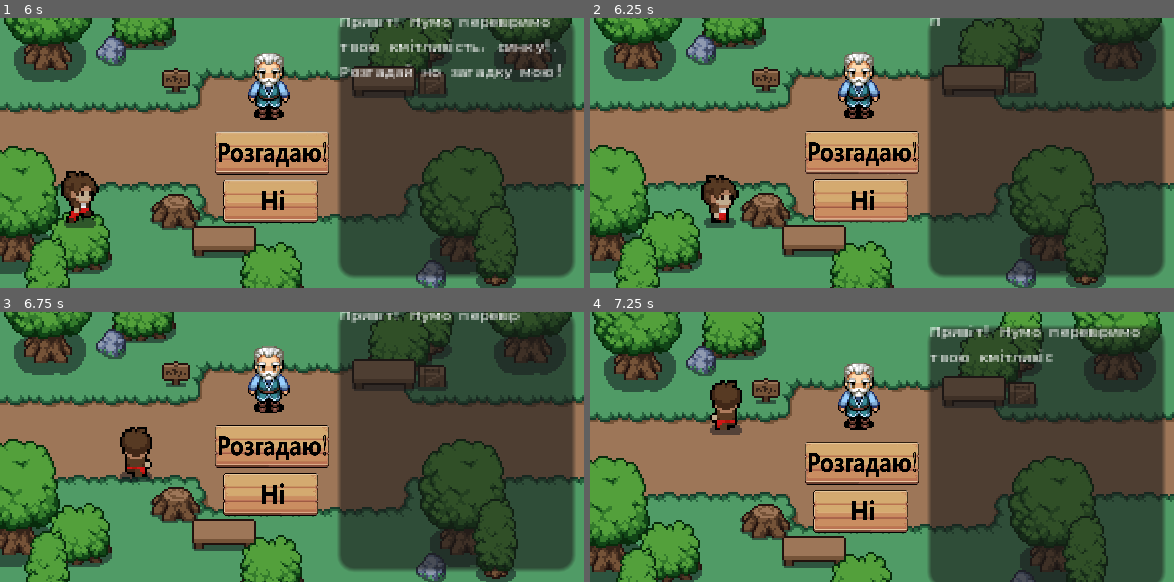
Above: before the commit, frames 1-4 (two rows, left to right).
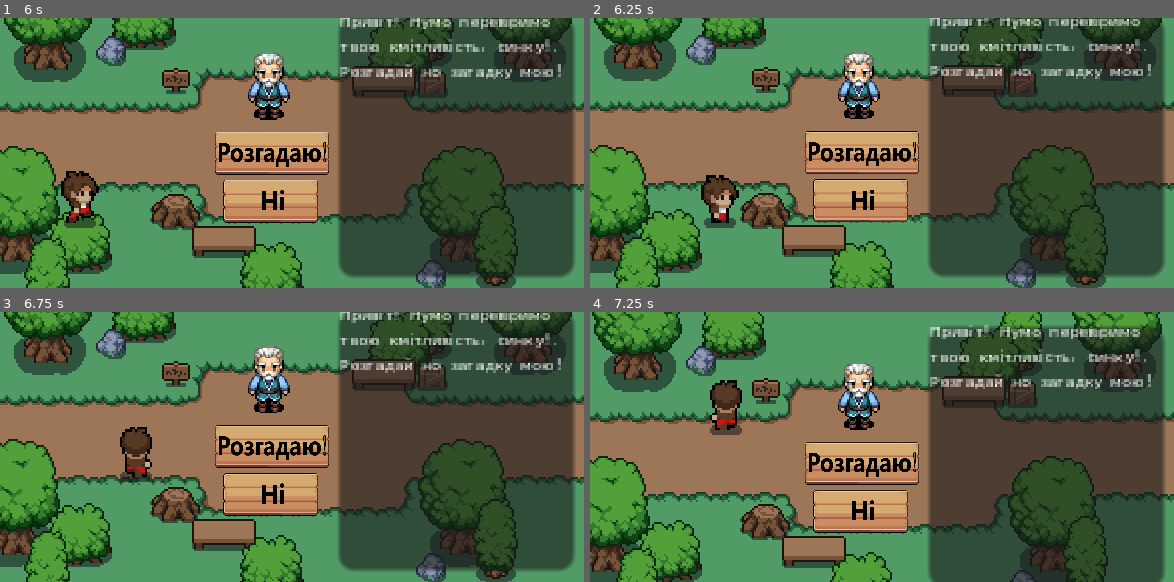
Above: after the commit, the same moments.

Repository: Maxsonin/Mobile-GameDev-Hackatho-IT-Revolution-24
Game: Godot game, scene res://scenes/level1/LEVEL.tscn
The game is run twice, just before and just after one commit, with the same random seed, the same clock (stepped at 60 frames per second) and the same inputs. This scene is started directly instead of the project's main scene.
Inputs:
- Up to frame 1 (6 s): hold D (Right) 0.53-1.28 s; hold S (Down) 1.28-2.03 s; hold D (Right) 2.03-2.78 s; hold W (Up) 2.78-3.53 s; hold A (Left) 3.53-5.03 s; hold S (Down) 5.03-5.78 s; hold D (Right) from 5.78 s (still down)
- Up to frame 2 (6.25 s): keep holding D (Right)
- Up to frame 3 (6.75 s): release D (Right) at 6.53 s; hold W (Up) from 6.53 s (still down)
- Up to frame 4 (7.25 s): keep holding W (Up)

Frame 1 is identical in both runs. In frame 2, 2.1% of the frame differs, in the area x 58-97%, y 0-23%; in frame 3, 1.5%; in frame 4, 1.1%.

Commit message:
textcorig

Diff:
--- a/Assets/fonts/new_label_settings.tres
+++ b/Assets/fonts/new_label_settings.tres
@@ -3,6 +3,5 @@
 [ext_resource type="FontFile" uid="uid://bpl5e7xyyvirp" path="res://Assets/fonts/VCR_OSD_MONO_1.001.ttf" id="1_t2wx0"]
 
 [resource]
-line_spacing = 1.0
 font = ExtResource("1_t2wx0")
 font_size = 3
--- a/scenes/level1/CharacterBody2D.gd
+++ b/scenes/level1/CharacterBody2D.gd
@@ -5,12 +5,13 @@
 @onready var b2 = $Control/nothelp
 @onready var panel = $Panel
 var finish = false
-
+var proc = false
 var speedtext = 0.5
 
 func _ready():
 	b1.visible=false
 	b2.visible=false
+	proc=false
 	panel.visible=false
 	label.visible=false
 	$Control/answer.visible=false
@@ -28,26 +29,28 @@
 			b1.visible=true
 			b2.visible=true
 		if (label.visible_ratio>=0.95 and label.text=="
-		Ось слухай!
-		Давно відомий він тобі:
-		Коли на сонечку дрімає,
-		Він колискову сам собі
-		Під ніс тихесенько співає.
-		Що в пісні тій – ніхто не зна,
-		І ми про це тут не напишем.
-		Ми тільки знаєм, що вона
-		Не до вподоби мишам!"
+Ось слухай!
+Давно відомий він тобі:
+Коли на сонечку дрімає,
+Він колискову сам собі
+Під ніс тихесенько співає.
+Що в пісні тій – ніхто не зна,
+І ми про це тут не напишем.
+Ми тільки знаєм, що вона
+Не до вподоби мишам!"
 		):
 			$Control/answer.visible=true
 			$Control/notanswer.visible=true
 			$Control/notanswer2.visible=true
-		pass
+	pass
 
 func _on_area_2d_body_entered(body):
-	if body.name == "MainCharacter":
-		label.visible=true
-		label.visible_ratio=0
-		label.text="Привіт! Нумо перевіримо твою кмітливість, синку!. Розгадай но загадку мою!"
+	if !proc:
+		if body.name == "MainCharacter":
+			proc=true
+			label.visible=true
+			label.visible_ratio=0
+			label.text="Привіт! Нумо перевіримо твою кмітливість, синку!. Розгадай но загадку мою!"
 
 func _on_help_pressed():
 	work()
@@ -66,15 +69,15 @@
 func work():
 	label.visible_ratio=0
 	label.text="
-		Ось слухай!
-		Давно відомий він тобі:
-		Коли на сонечку дрімає,
-		Він колискову сам собі
-		Під ніс тихесенько співає.
-		Що в пісні тій – ніхто не зна,
-		І ми про це тут не напишем.
-		Ми тільки знаєм, що вона
-		Не до вподоби мишам!"
+Ось слухай!
+Давно відомий він тобі:
+Коли на сонечку дрімає,
+Він колискову сам собі
+Під ніс тихесенько співає.
+Що в пісні тій – ніхто не зна,
+І ми про це тут не напишем.
+Ми тільки знаєм, що вона
+Не до вподоби мишам!"
 
 func _on_answer_pressed():
 	Global.karma+=1
--- a/scenes/level1/LEVEL.tscn
+++ b/scenes/level1/LEVEL.tscn
@@ -9,8 +9,8 @@
 [ext_resource type="Texture2D" uid="uid://dnhd2jk1hyli7" path="res://Assets/buttons/YESNO/buttonNo.png" id="7_ec3dq"]
 [ext_resource type="Texture2D" uid="uid://bpmr6vofpok85" path="res://Assets/buttons/choices/buttonCat.png" id="8_ew3jw"]
 [ext_resource type="Texture2D" uid="uid://c2ckvrber4oh3" path="res://Assets/buttons/choices/buttonBear.png" id="9_tjpct"]
-[ext_resource type="LabelSettings" uid="uid://s2pb4p1i1awi" path="res://Assets/fonts/new_label_settings.tres" id="10_igd56"]
 [ext_resource type="Texture2D" uid="uid://bw7dcslgxcxkg" path="res://Assets/buttons/choices/buttonDog.png" id="10_qsx87"]
+[ext_resource type="FontFile" uid="uid://bpl5e7xyyvirp" path="res://Assets/fonts/VCR_OSD_MONO_1.001.ttf" id="11_tni6t"]
 [ext_resource type="PackedScene" uid="uid://dbf8a8cj7e8rq" path="res://utility/invisibleWall/invisibleWalls.tscn" id="12_r5udp"]
 [ext_resource type="PackedScene" uid="uid://c6omje6eu138a" path="res://utility/transition/scene_trasition.tscn" id="13_d7xu8"]
 
@@ -31,6 +31,12 @@
 
 [sub_resource type="RectangleShape2D" id="RectangleShape2D_g3ttg"]
 size = Vector2(163.84, 133.12)
+
+[sub_resource type="LabelSettings" id="LabelSettings_xpt1c"]
+line_spacing = 1.0
+font = ExtResource("11_tni6t")
+font_size = 3
+shadow_size = 0
 
 [node name="Level" type="Node2D"]
 script = ExtResource("1_63ka3")
@@ -113,7 +119,7 @@
 offset_top = 2.0
 offset_right = 102.0
 offset_bottom = 53.0
-label_settings = ExtResource("10_igd56")
+label_settings = SubResource("LabelSettings_xpt1c")
 autowrap_mode = 2
 
 [node name="Borders" type="Node" parent="."]
--- /dev/null
+++ b/scenes/level2/level_2.tres
@@ -0,0 +1,4 @@
+[gd_resource type="LabelSettings" format=3 uid="uid://badnjvfft7av1"]
+
+[resource]
+font_size = 5
--- a/scenes/level2/level_2.tscn
+++ b/scenes/level2/level_2.tscn
@@ -8,7 +8,7 @@
 [ext_resource type="PackedScene" uid="uid://dp7x30e1k7urr" path="res://scenes/level2/npc.tscn" id="3_p0pyx"]
 [ext_resource type="PackedScene" uid="uid://085xg8eitu0h" path="res://mainCharacter/main_character.tscn" id="4_lwv3j"]
 [ext_resource type="Texture2D" uid="uid://1asfxuvl67nx" path="res://img/pig.png" id="7_vcibd"]
-[ext_resource type="LabelSettings" uid="uid://s2pb4p1i1awi" path="res://Assets/fonts/new_label_settings.tres" id="8_ljs3g"]
+[ext_resource type="LabelSettings" uid="uid://badnjvfft7av1" path="res://scenes/level2/level_2.tres" id="9_ywr7q"]
 
 [sub_resource type="AtlasTexture" id="AtlasTexture_c0smx"]
 atlas = ExtResource("7_vcibd")
@@ -283,10 +283,10 @@
 offset_top = 62.0
 offset_right = 193.0
 offset_bottom = 71.0
-theme_override_font_sizes/font_size = 5
+theme_override_font_sizes/font_size = 4
 text = "Котигорошку! Допоможи бабці
 спіймати свиню!"
-label_settings = ExtResource("8_ljs3g")
+label_settings = ExtResource("9_ywr7q")
 visible_characters = 0
 visible_ratio = 0.0
 
@@ -297,9 +297,10 @@
 offset_top = 54.0
 offset_right = 234.0
 offset_bottom = 78.0
+theme_override_font_sizes/font_size = 4
 text = "Дякую Котигорошку!
 Я тобі дуже вдячна!"
-label_settings = ExtResource("8_ljs3g")
+label_settings = ExtResource("9_ywr7q")
 visible_characters = 0
 visible_ratio = 0.0
 
--- a/scenes/level2/npc.tscn
+++ b/scenes/level2/npc.tscn
@@ -1,7 +1,7 @@
 [gd_scene load_steps=10 format=3 uid="uid://dp7x30e1k7urr"]
 
 [ext_resource type="Texture2D" uid="uid://cb5ldvtoqtfuw" path="res://img/vx_chara03_c.png" id="1_np07a"]
-[ext_resource type="LabelSettings" uid="uid://s2pb4p1i1awi" path="res://Assets/fonts/new_label_settings.tres" id="2_d18s1"]
+[ext_resource type="LabelSettings" uid="uid://badnjvfft7av1" path="res://scenes/level2/level_2.tres" id="2_2wi1t"]
 
 [sub_resource type="GDScript" id="GDScript_mbqkn"]
 script/source = "extends Node2D
@@ -107,8 +107,9 @@
 offset_top = -22.0
 offset_right = 6.0
 offset_bottom = -14.0
+theme_override_font_sizes/font_size = 5
 text = "texs"
-label_settings = ExtResource("2_d18s1")
+label_settings = ExtResource("2_2wi1t")
 
 [node name="AnimationPlayer" type="AnimationPlayer" parent="."]
 libraries = {
Not shown: 1 places in scenes/level1/LEVEL.tscn that only renumber resources
